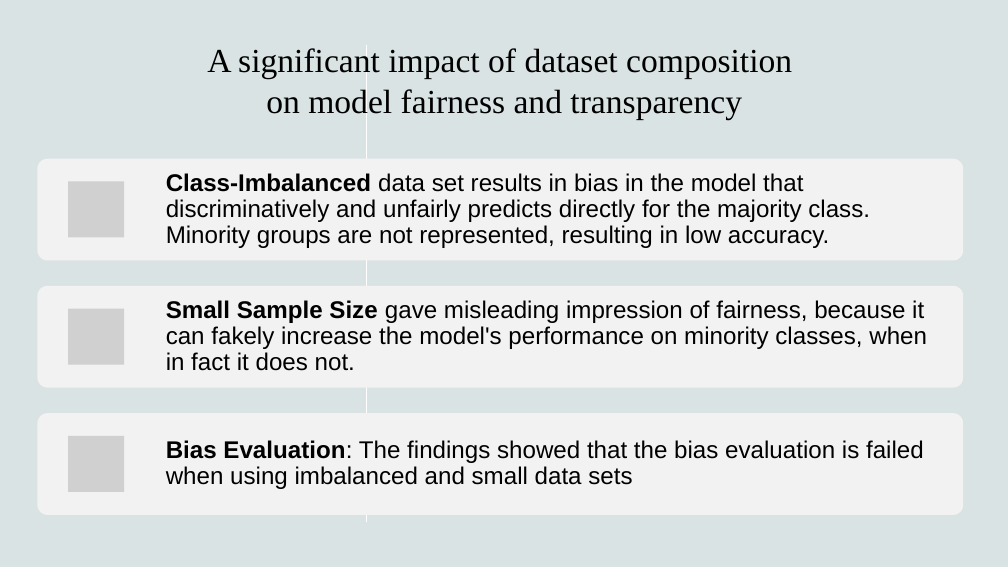
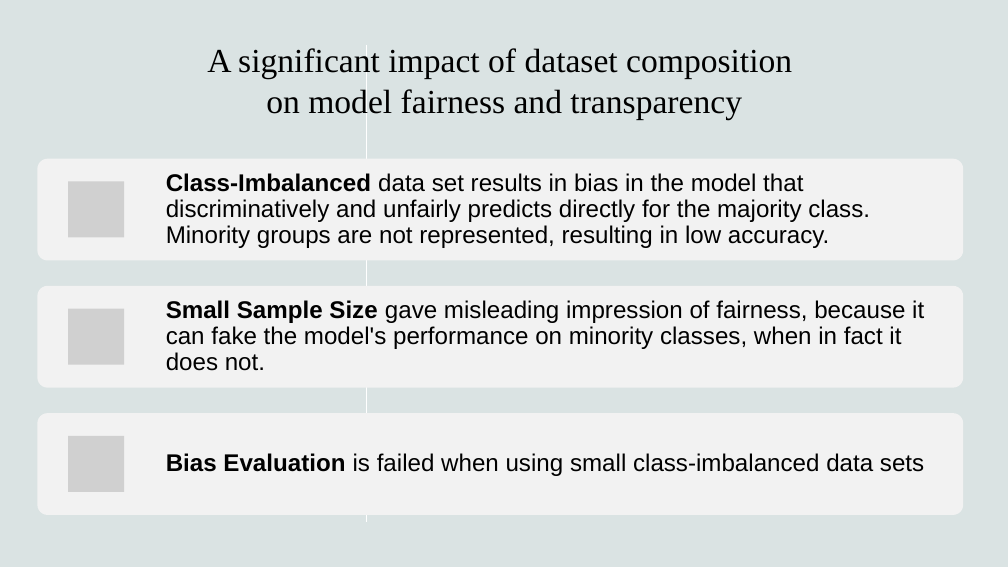
Before and after one commit to hennypurwadi/Imbalanced-or-Balanced-Dataset-Composition, a slide deck: slide 23 of 202370140_XAI_Presentation_1.pptx. Drawn at 1008x567 pixels with LibreOffice and Linux fonts; fonts in the diff are those of the drawing; grey boxes stand for pictures. Boxes give left, top, right and bottom in pixels: in the first picture for what was removed or moved away, otherwise in the second. Text is boxed around its words. In the diff, an @@ line names an element or a change of style, - is before the commit and + after.

```diff
--- a/202370140_XAI_Presentation_1.pptx
+++ b/202370140_XAI_Presentation_1.pptx
@@ text at [166,300,924,371]: text changed @@
-Small Sample Size gave misleading impression of fairness, because it can fakely increase the model's performance on minority classes, when in fact it does not.
+Small Sample Size gave misleading impression of fairness, because it can fake the model's performance on minority classes, when in fact it does not.
@@ text at [166,453,924,476]: text changed @@
-Bias Evaluation: The findings showed that the bias evaluation is failed when using imbalanced and small data sets
+Bias Evaluation is failed when using small class-imbalanced data sets
```
Also in this commit, not shown: 7 other slides changed, 1 other file.
